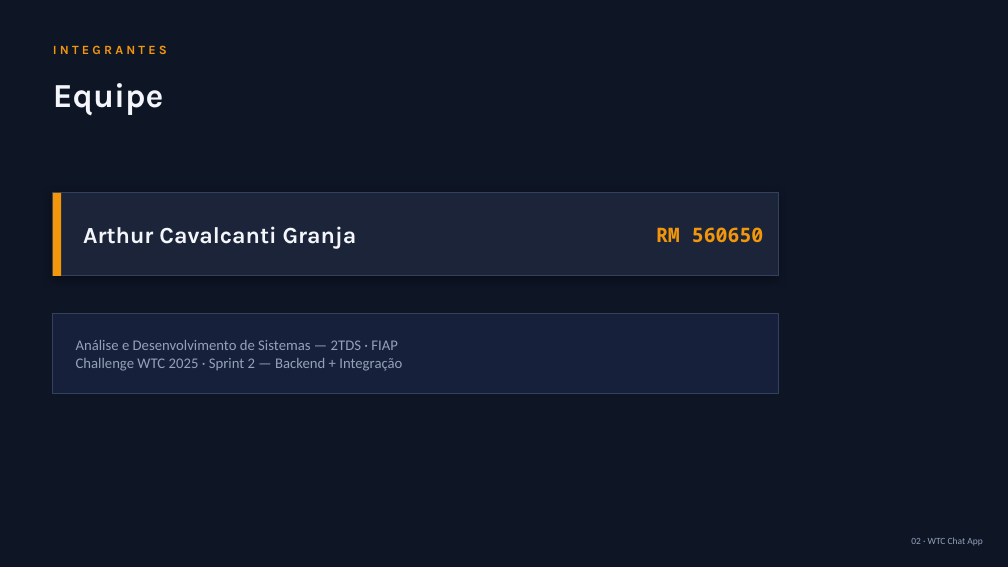
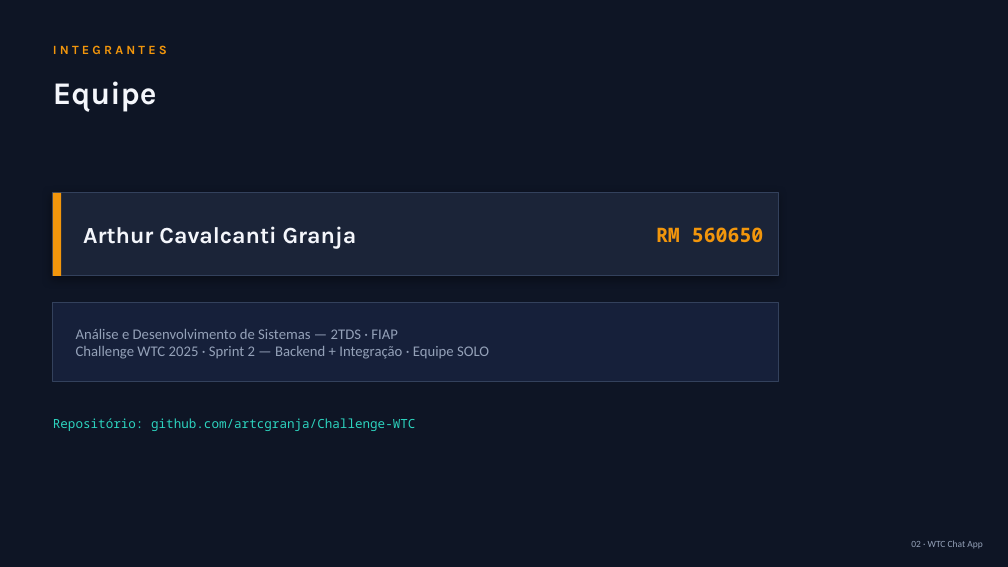
Before and after one commit to artcgranja/Challenge-WTC, a slide deck: slide 2 of Documentation/WTC-Challenge-Sprint2-Apresentacao.pptx. Drawn at 1008x567 pixels with LibreOffice and Linux fonts; fonts in the diff are those of the drawing. Boxes give left, top, right and bottom in pixels: in the first picture for what was removed or moved away, otherwise in the second. Text is boxed around its words. In the diff, an @@ line names an element or a change of style, - is before the commit and + after.

```diff
--- a/Documentation/WTC-Challenge-Sprint2-Apresentacao.pptx
+++ b/Documentation/WTC-Challenge-Sprint2-Apresentacao.pptx
@@ text "Equipe" at <box>53,81,157,112</box>: size 32 to 30 pt @@
@@ rectangle: place and size @@
-rectangle at <box>53,314,779,393</box>
+rectangle at <box>53,302,779,382</box>
@@ text "Análise e Desenvolvimento de Sistemas ...": place and size @@
-text "Análise e Desenvolvimento de Sistemas ..." at <box>76,340,402,371</box>
+text "Análise e Desenvolvimento de Sistemas ..." at <box>76,329,489,359</box>
@@ text at <box>76,346,489,359</box>: text changed @@
-Challenge WTC 2025 · Sprint 2 — Backend + Integração
+Challenge WTC 2025 · Sprint 2 — Backend + Integração · Equipe SOLO
@@ text added at <box>53,418,415,431</box>, 12 pt, text #2DD4BF @@
+Repositório: github.com/artcgranja/Challenge-WTC
```
Also in this commit, not shown: 6 other slides changed, 17 slides added, 4 slides removed, 2 other files.
